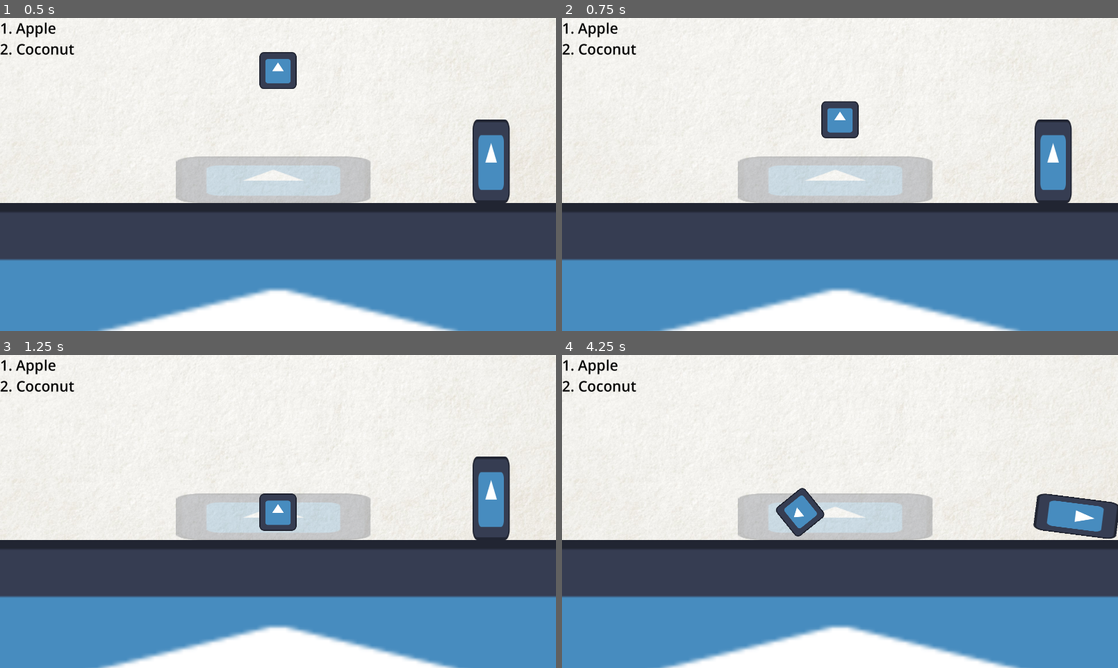
Above: before the commit, frames 1-4 (two rows, left to right).
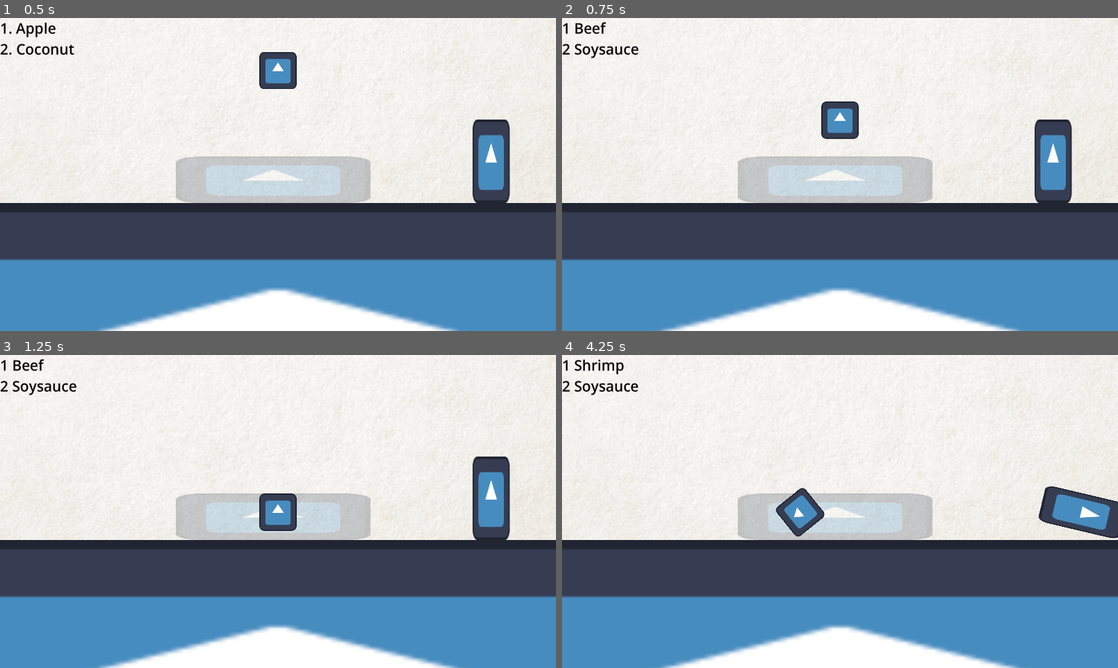
Above: after the commit, the same moments.

Repository: SAM2WOW/ProjectGrandma
Game: Godot game, scene res://levels/main.tscn
Two runs of this game, one before a commit and one after it. Both use one fixed random seed, a clock stepped at 60 frames per second and the inputs below. The engine's default icon, where the game draws it, is replaced by a stand-in: a white triangle on a blue panel in a dark square.
Inputs (mouse positions are in pixels of both pictures, inside the frame that each line leads up to):
- Up to frame 1 (0.5 s): no input
- Up to frame 2 (0.75 s): tap Enter (ui_accept) at 0.5 s; drag from (840, 71) to (840, 174) at 0.52 s
- Up to frame 3 (1.25 s): no input
- Up to frame 4 (4.25 s): tap Enter (ui_accept) at 1.25, 2.1, 3.6, 3.77, 4.07 s; drag from (1051, 498) to (840, 511) at 1.27 s; move the mouse to (895, 442) at 2.02 s; click (895, 442) at 2.17 s; drag from (812, 574) to (673, 464) at 2.77 s; move the mouse to (1006, 558) at 3.52 s; click (1006, 558) at 3.67 s

Frame 1 is identical in both runs. In frame 2, 0.5% of the frame differs, in the area x 1-54%, y 1-39%; in frame 3, 0.4%; in frame 4, 1.7%, in the area x 1-100%, y 1-59%.

Commit message:
more changes

Diff:
--- a/levels/main.tscn
+++ b/levels/main.tscn
@@ -1,14 +1,15 @@
-[gd_scene load_steps=14 format=3 uid="uid://svu81oy40o3p"]
+[gd_scene load_steps=15 format=3 uid="uid://svu81oy40o3p"]
 
 [ext_resource type="Texture2D" uid="uid://cmp4cxxq8yuat" path="res://arts/ivory-off-white-paper-texture.jpg" id="1_1jmmi"]
-[ext_resource type="Script" path="res://levels/main.gd" id="1_udxji"]
-[ext_resource type="PackedScene" path="res://prefabs/pan.tscn" id="3_i0x1x"]
+[ext_resource type="Script" path="res://scripts/main.gd" id="1_udxji"]
+[ext_resource type="PackedScene" uid="uid://bx1jmjos4d8m" path="res://prefabs/pan.tscn" id="3_i0x1x"]
 [ext_resource type="Texture2D" uid="uid://cxt1od4epjtpf" path="res://icon.svg" id="3_u1ivw"]
 [ext_resource type="PackedScene" uid="uid://b5em8781rmds2" path="res://prefabs/ingredient.tscn" id="4_6e4e2"]
 [ext_resource type="Script" path="res://scripts/RecipeUI.gd" id="5_vajsc"]
+[ext_resource type="Script" path="res://scripts/RecipeManager.gd" id="6_coe6b"]
 [ext_resource type="Shader" path="res://Water_View_Shader.gdshader" id="6_gynvk"]
-[ext_resource type="PackedScene" path="res://prefabs/instantiation_manager.tscn" id="6_mkygc"]
-[ext_resource type="PackedScene" path="res://prefabs/liquidDraggable.tscn" id="7_avq8n"]
+[ext_resource type="PackedScene" uid="uid://rnl82flkkwj2" path="res://prefabs/instantiation_manager.tscn" id="6_mkygc"]
+[ext_resource type="PackedScene" uid="uid://2xviyeelbeyx" path="res://prefabs/liquidDraggable.tscn" id="7_avq8n"]
 
 [sub_resource type="FastNoiseLite" id="FastNoiseLite_y2278"]
 frequency = 0.0698
@@ -97,3 +98,6 @@
 
 [node name="LiquidContainer" parent="." instance=ExtResource("7_avq8n")]
 position = Vector2(736, 0)
+
+[node name="RecipeManager" type="Node2D" parent="."]
+script = ExtResource("6_coe6b")
--- a/scripts/RecipeUI.gd
+++ b/scripts/RecipeUI.gd
@@ -4,7 +4,7 @@
 # Called when the node enters the scene tree for the first time.
 func _ready():
 	print("UI is ready")# Replace with function body.
-
+	#GameManager.gameEnd.connect(onGameEnd())
 
 # Called every frame. 'delta' is the elapsed time since the previous frame.
 func _process(delta):
@@ -16,3 +16,7 @@
 	for i in ingredientText.size():
 		s = str(i+1)+ ' ' + ingredientText[i] + "\n"
 		ingredentLabel.text += s
+
+
+func onGameEnd():
+	ingredentLabel.text = ''
--- a/scripts/gameManager.gd
+++ b/scripts/gameManager.gd
@@ -3,6 +3,7 @@
 var stageNumbers = 4;
 var currentStage = 1;
 @onready var recipeManager = preload("res://scripts/RecipeManager.gd").new()
+
 signal gameEnd
 signal stageComplete
 var draggedObject : Draggable;
--- a/scripts/main.gd
+++ b/scripts/main.gd
@@ -5,9 +5,12 @@
 func _ready():
 	if (Engine.is_editor_hint):
 		get_window().size = Vector2i(960, 540);
+	print("Main is ready")
 		#updateStage(GameManager.currentStage)
+		#GameManager.gameEnd.connect(onGameEnd())
 func _process(delta):
-	pass
+	if Input.is_action_just_released("ui_accept"):
+		completeStage()
 
 func updateStage(stage: int):
 	#Instantiate cook scene
@@ -24,4 +27,7 @@
 	else:
 		GameManager.currentStage += 1
 		updateStage(GameManager.currentStage)
-		GameManager.stageComplete.emit()
+		#GameManager.stageComplete.emit()
+
+func onGameEnd():
+	print("Game END")
